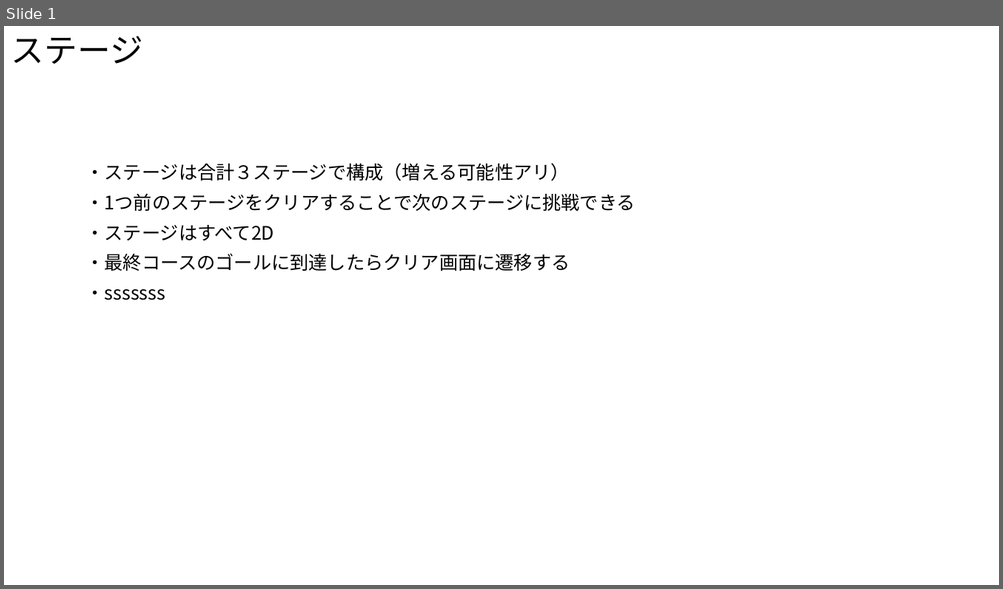
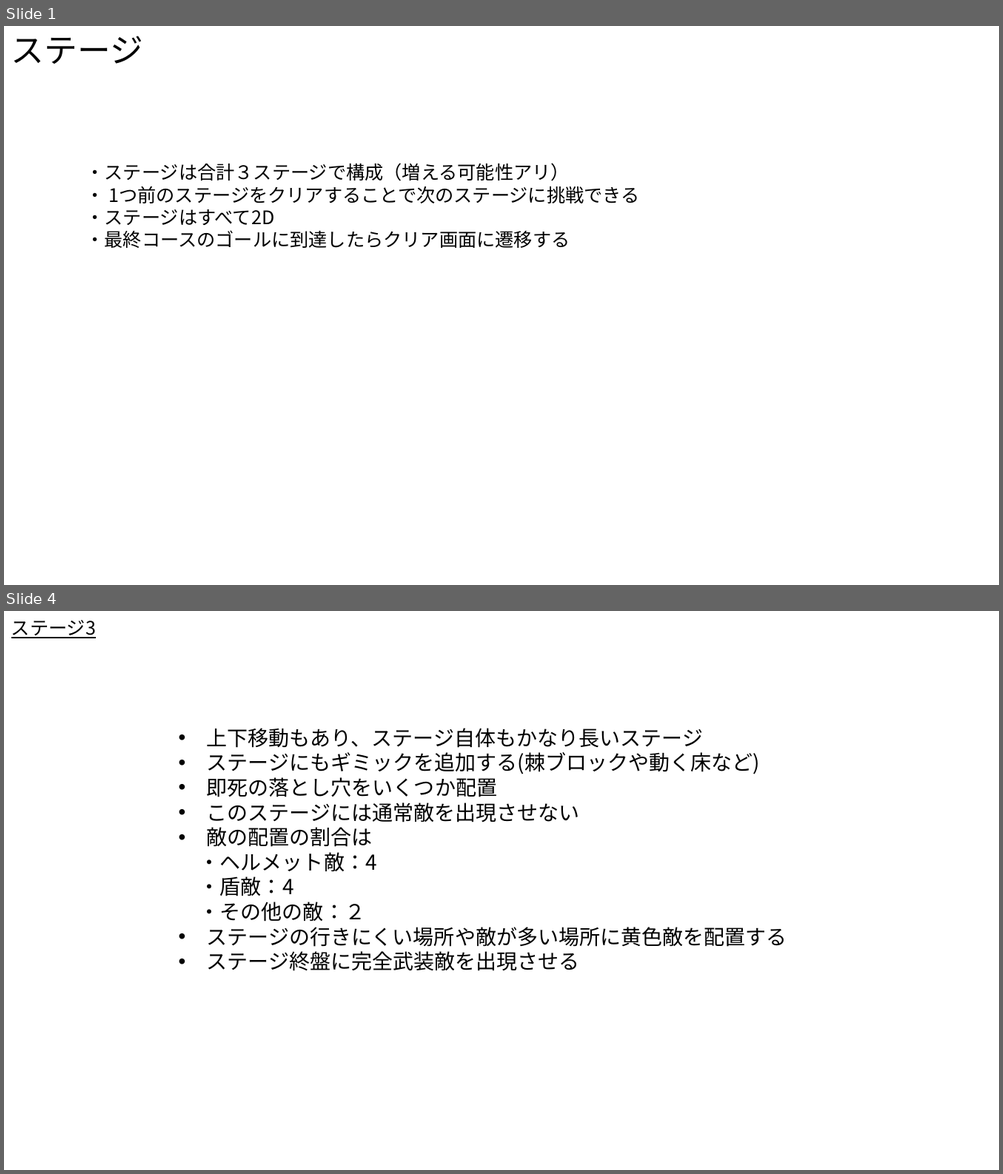
Before and after one commit to Akiyoshi-2/GameProbuctionPractice1, a slide deck: 仕様書/ステージ.pptx. Shown one above the other, each under a label of ours: slide 1 before the commit, slides 1 and 4 after it; the slides between them are not shown. The pictures are 1003x589 and 1003x1174 pixels, drawn with LibreOffice and Linux fonts; fonts in the diff are those of the drawing. Boxes give left, top, right and bottom in pixels: in the first picture for what was removed or moved away, otherwise in the second. Text is boxed around its words. In the diff, an @@ line names an element or a change of style, - is before the commit and + after.

```diff
--- a/仕様書/ステージ.pptx
+++ b/仕様書/ステージ.pptx
@@ slide 4 added at (x1=4, y1=611, x2=999, y2=1170), background #FFFFFF @@
@@ text added at (x1=11, y1=620, x2=96, y2=638), 18 pt, text #000000, underline @@
+ステージ3
@@ text added at (x1=199, y1=728, x2=787, y2=971), 20 pt, text #000000 @@
+• 上下移動もあり、ステージ自体もかなり長いステージ
+• ステージにもギミックを追加する(棘ブロックや動く床など)
+• 即死の落とし穴をいくつか配置
+• このステージには通常敵を出現させない
+• 敵の配置の割合は
+・ヘルメット敵：4
+・盾敵：4
+・その他の敵：２
+• ステージの行きにくい場所や敵が多い場所に黄色敵を配置する
+• ステージ終盤に完全武装敵を出現させる
@@ slide 1 changed as well @@
@@ text at (x1=86, y1=187, x2=639, y2=248): paragraphs added @@
+・ 1つ前のステージをクリアすることで次のステージに挑戦できる
+・ステージはすべて2D
+・最終コースのゴールに到達したらクリア画面に遷移する
@@ text removed at (x1=86, y1=194, x2=635, y2=211) @@
-・1つ前のステージをクリアすることで次のステージに挑戦できる
@@ text removed at (x1=86, y1=225, x2=275, y2=241) @@
-・ステージはすべて2D
@@ text removed at (x1=86, y1=253, x2=570, y2=271) @@
-・最終コースのゴールに到達したらクリア画面に遷移する
@@ text removed at (x1=86, y1=289, x2=166, y2=301) @@
-・sssssss
```
Also in this commit, not shown: 2 other slides added.
